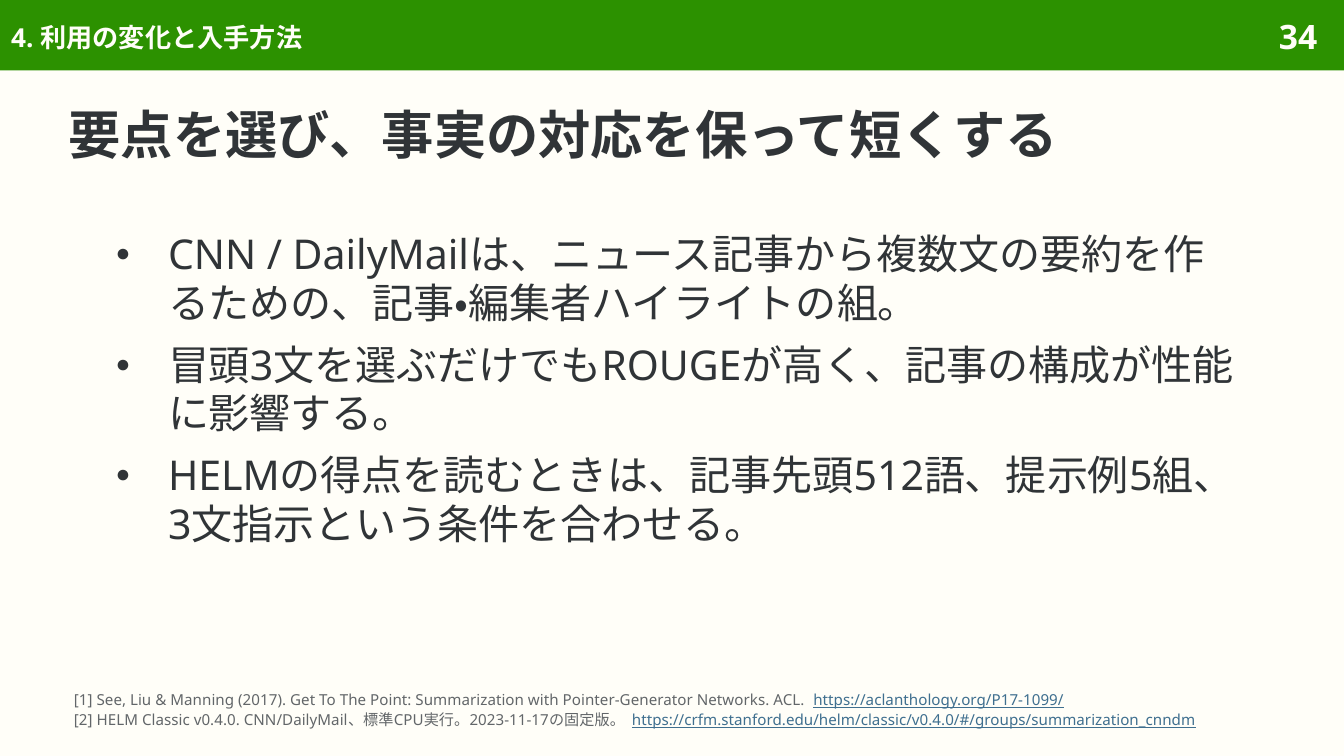
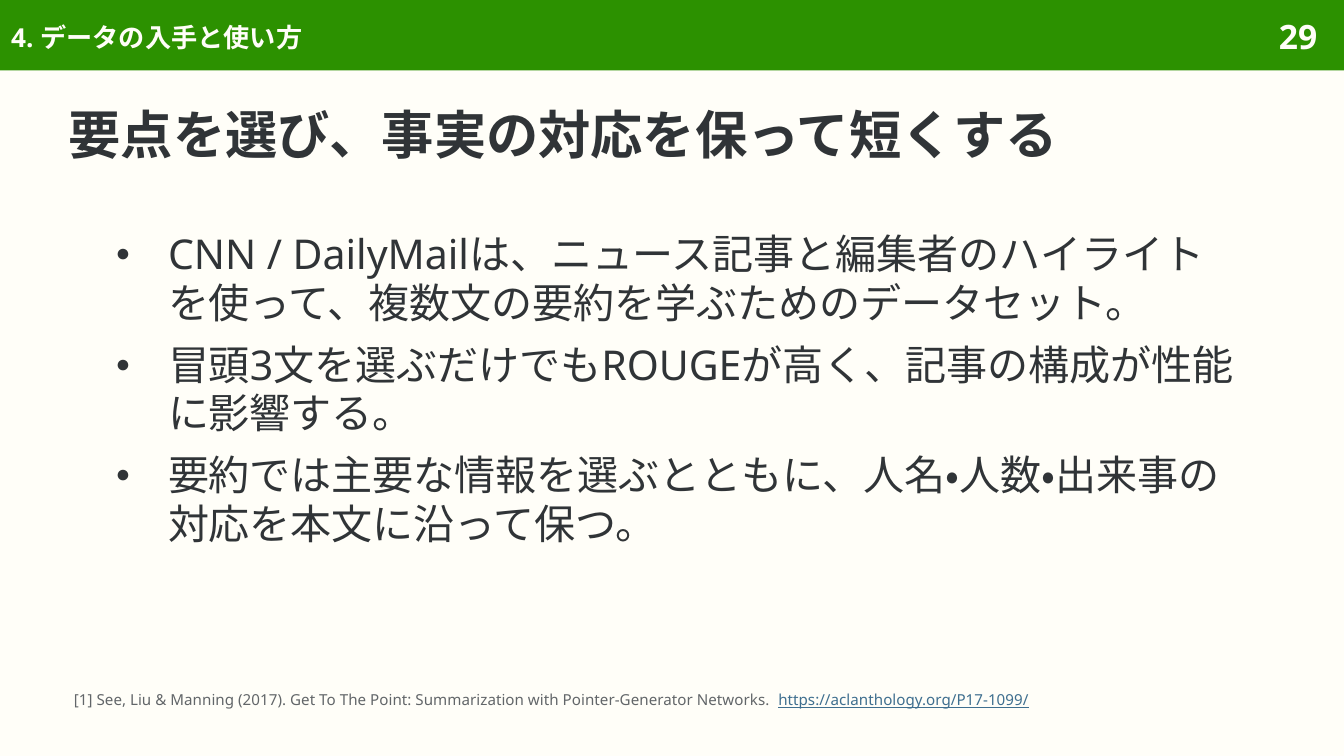
Before and after one commit to sasakiy84/datasets-in-10-minutes, a slide deck: slide 29 of slides/datasets-in-10-minutes-cnn-dailymail.pptx (slide 34 before the commit). Drawn at 1344x756 pixels with LibreOffice and Linux fonts; fonts in the diff are those of the drawing. Boxes give left, top, right and bottom in pixels: in the first picture for what was removed or moved away, otherwise in the second. Text is boxed around its words. In the diff, an @@ line names an element or a change of style, - is before the commit and + after.

Commit message:
Present CNN DailyMail as the original summarization dataset

```diff
--- a/slides/datasets-in-10-minutes-cnn-dailymail.pptx
+++ b/slides/datasets-in-10-minutes-cnn-dailymail.pptx
@@ title at <box>11,24,302,50</box>: text changed @@
-4. 利用の変化と入手方法
+4. データの入手と使い方
@@ page number at <box>1279,24,1317,50</box>: text changed @@
-34
+29
@@ text at <box>168,234,1204,322</box>: text changed @@
-● CNN / DailyMailは、ニュース記事から複数文の要約を作るための、記事・編集者ハイライトの組。
+● CNN / DailyMailは、ニュース記事と編集者のハイライトを使って、複数文の要約を学ぶためのデータセット。
@@ text at <box>168,455,1220,543</box>: text changed @@
-● HELMの得点を読むときは、記事先頭512語、提示例5組、3文指示という条件を合わせる。
+● 要約では主要な情報を選ぶとともに、人名・人数・出来事の対応を本文に沿って保つ。
@@ text at <box>74,693,1028,709</box>: text changed @@
-[1] See, Liu & Manning (2017). Get To The Point: Summarization with Pointer-Generator Networks. ACL. https://aclanthology.org/P17-1099/
-[2] HELM Classic v0.4.0. CNN/DailyMail、標準CPU実行。2023-11-17の固定版。 https://crfm.stanford.edu/helm/classic/v0.4.0/#/groups/summarization_cnndm
+[1] See, Liu & Manning (2017). Get To The Point: Summarization with Pointer-Generator Networks. https://aclanthology.org/P17-1099/
```
Also in this commit, not shown: 50 other slides changed, 14 slides removed, 40 other files.
